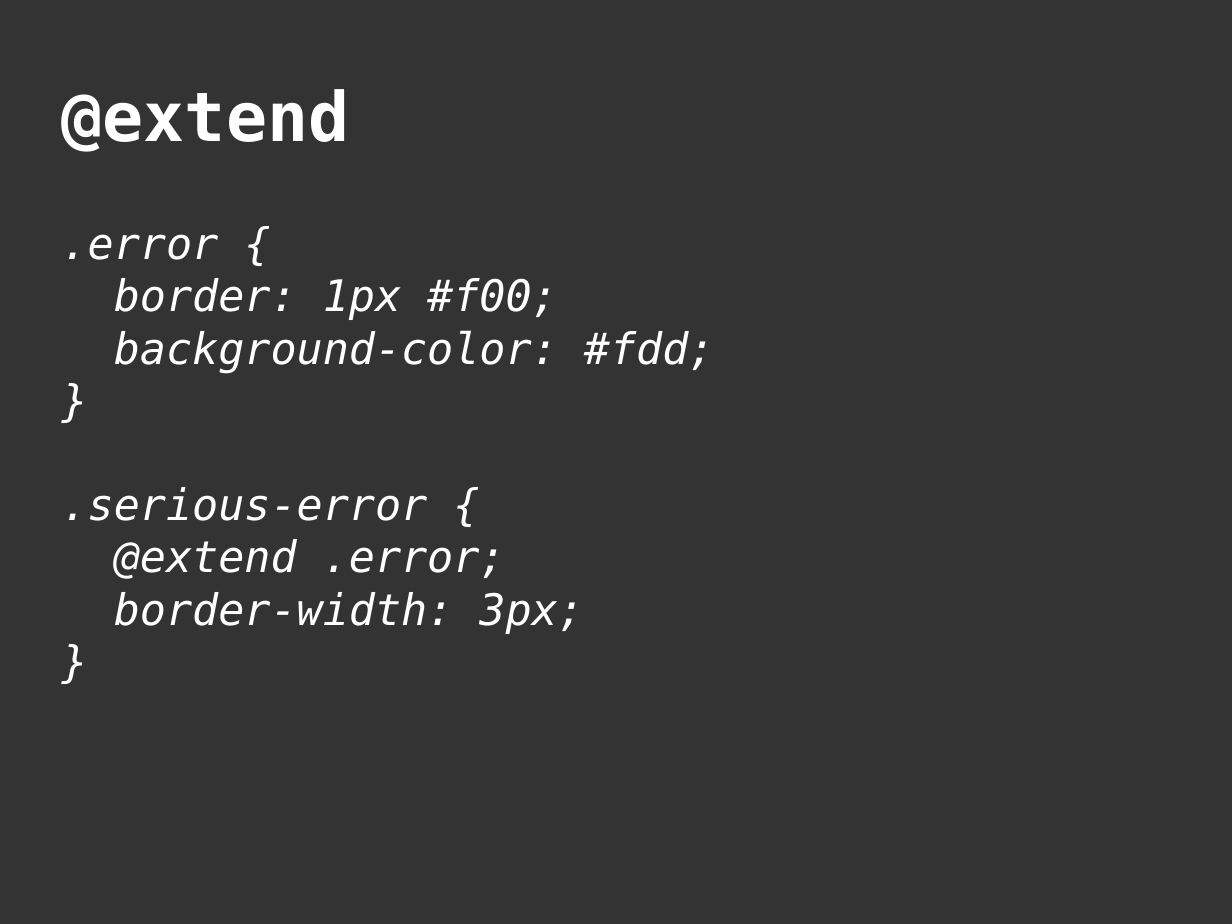
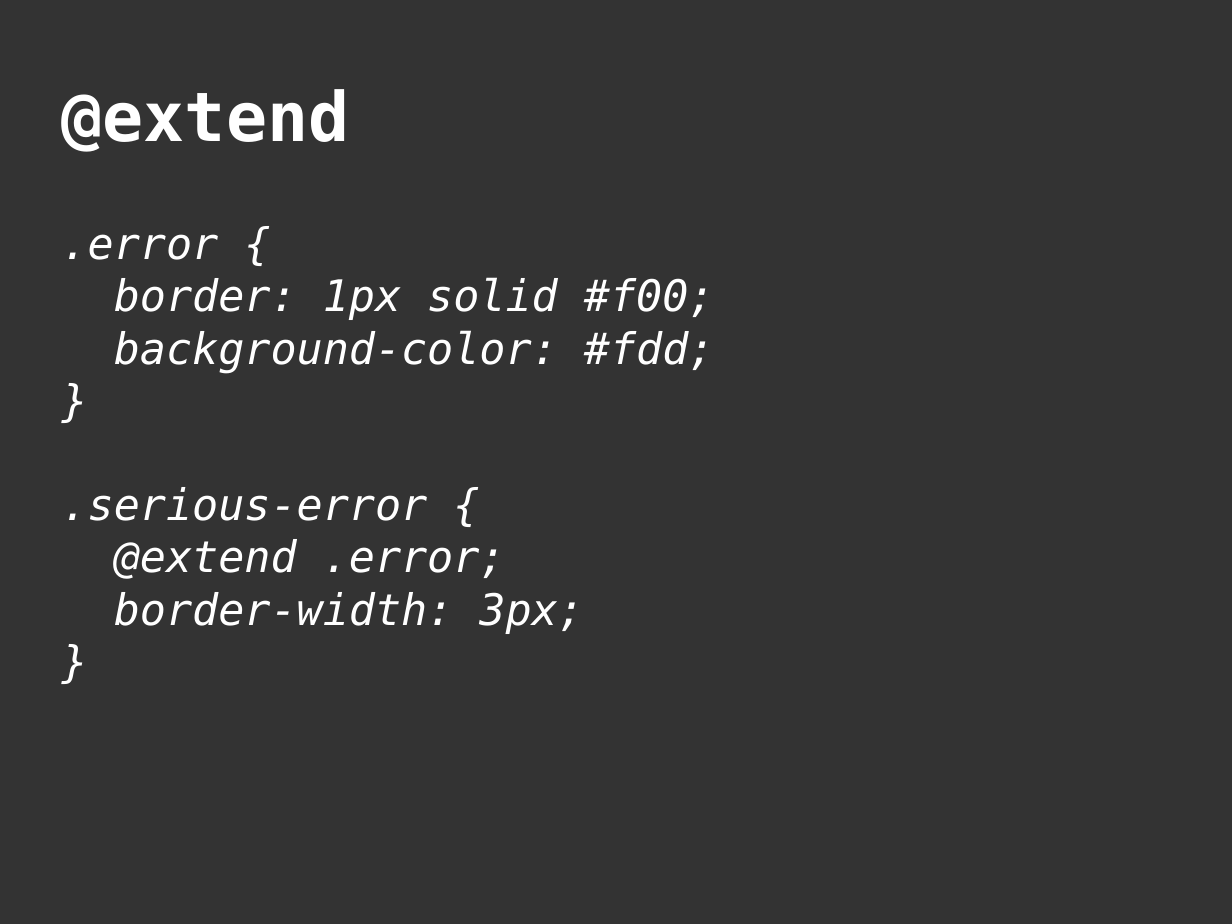
Before and after one commit to jenofdoom/intermediate-html-and-css, a slide deck: slide 30 of intermediate-css-html.odp. Drawn at 1232x924 pixels with LibreOffice and Linux fonts; fonts in the diff are those of the drawing. Boxes give left, top, right and bottom in pixels: in the first picture for what was removed or moved away, otherwise in the second. Text is boxed around its words. In the diff, an @@ line names an element or a change of style, - is before the commit and + after.

Commit message:
Slight tweak to border in slides

```diff
--- a/intermediate-css-html.odp
+++ b/intermediate-css-html.odp
@@ text at (114, 277, 715, 320): text changed @@
-border: 1px #f00;
+border: 1px solid #f00;
```
